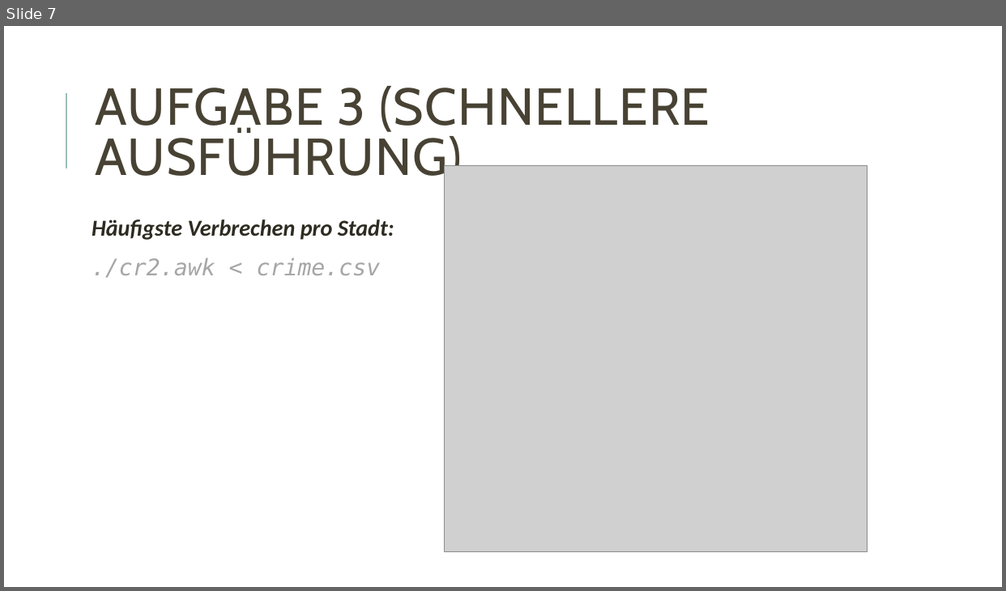
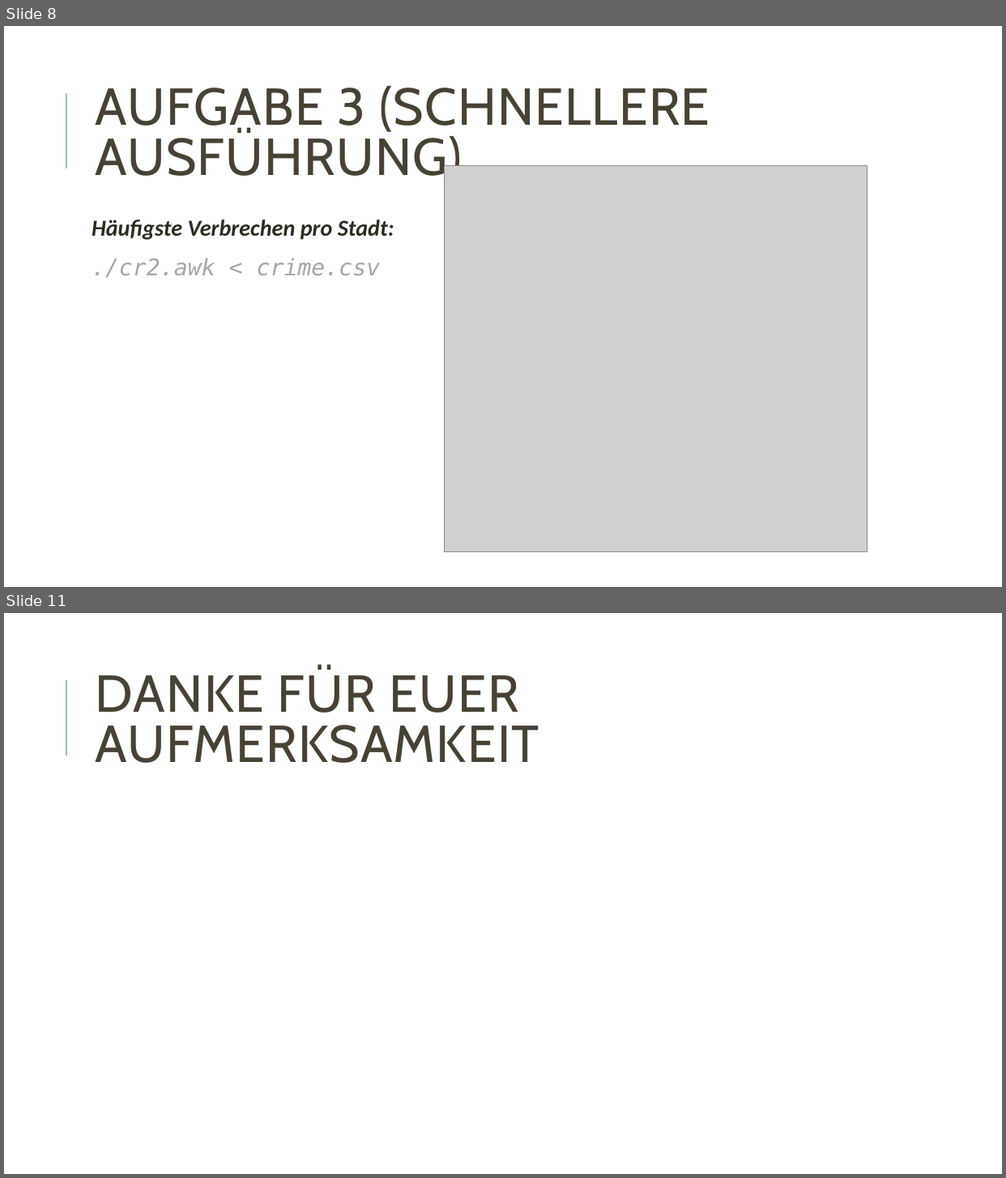
Before and after one commit to xXx-DoMoDo-xXx/bashscripting_crime, a slide deck: Bash-scripting-crime-statistic.pptx. Shown one above the other, each under a label of ours: slide 7 before the commit, slides 8 and 11 after it; the slides between them are not shown. The pictures are 1006x591 and 1006x1178 pixels, drawn with LibreOffice and Linux fonts; fonts in the diff are those of the drawing; grey boxes stand for pictures. Boxes give left, top, right and bottom in pixels: in the first picture for what was removed or moved away, otherwise in the second. Text is boxed around its words. In the diff, an @@ line names an element or a change of style, - is before the commit and + after.

```diff
--- a/Bash-scripting-crime-statistic.pptx
+++ b/Bash-scripting-crime-statistic.pptx
@@ slide 11 added at box(4, 613, 1002, 1174), background #FFFFFF; not listed: 1 template element that a slide beside it also shows @@
@@ title added at box(96, 668, 539, 763), 50 pt, text #474233 @@
+DANKE FÜR EUER AUFMERKSAMKEIT
@@ what was slide 7 is now slide 8 @@
```
Also in this commit, not shown: 3 slides changed, 1 other slide added.
